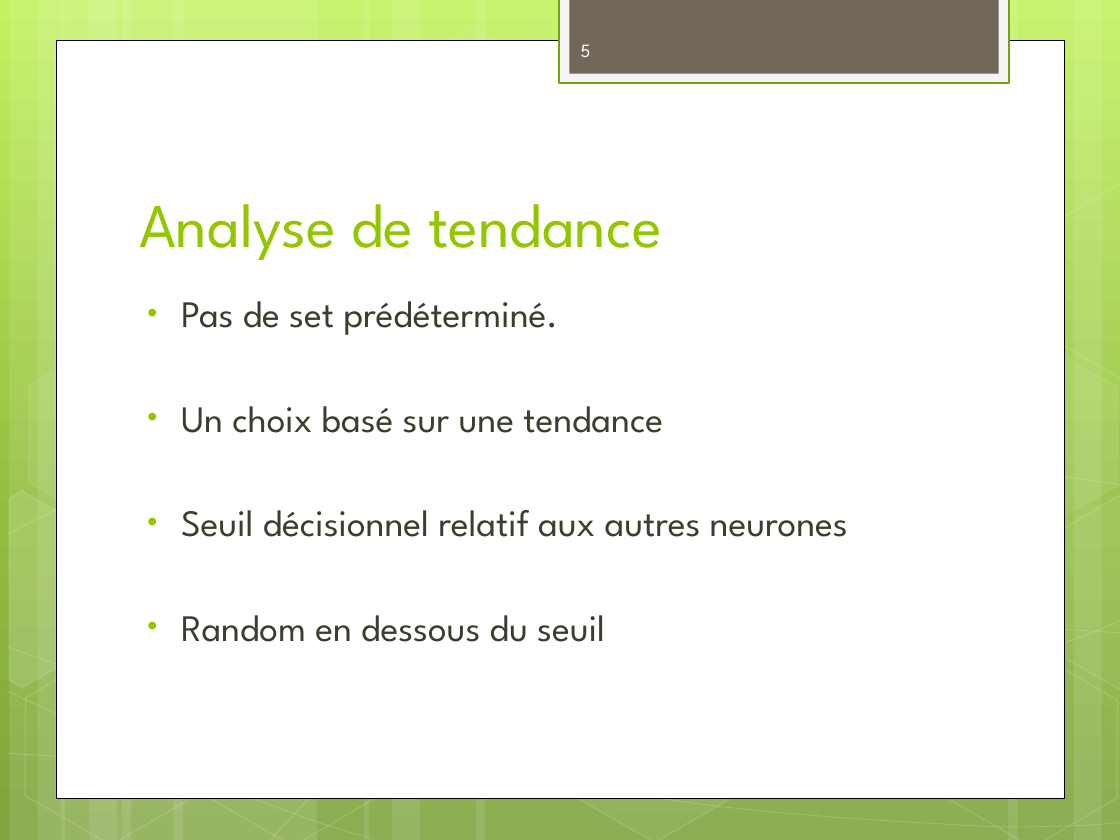
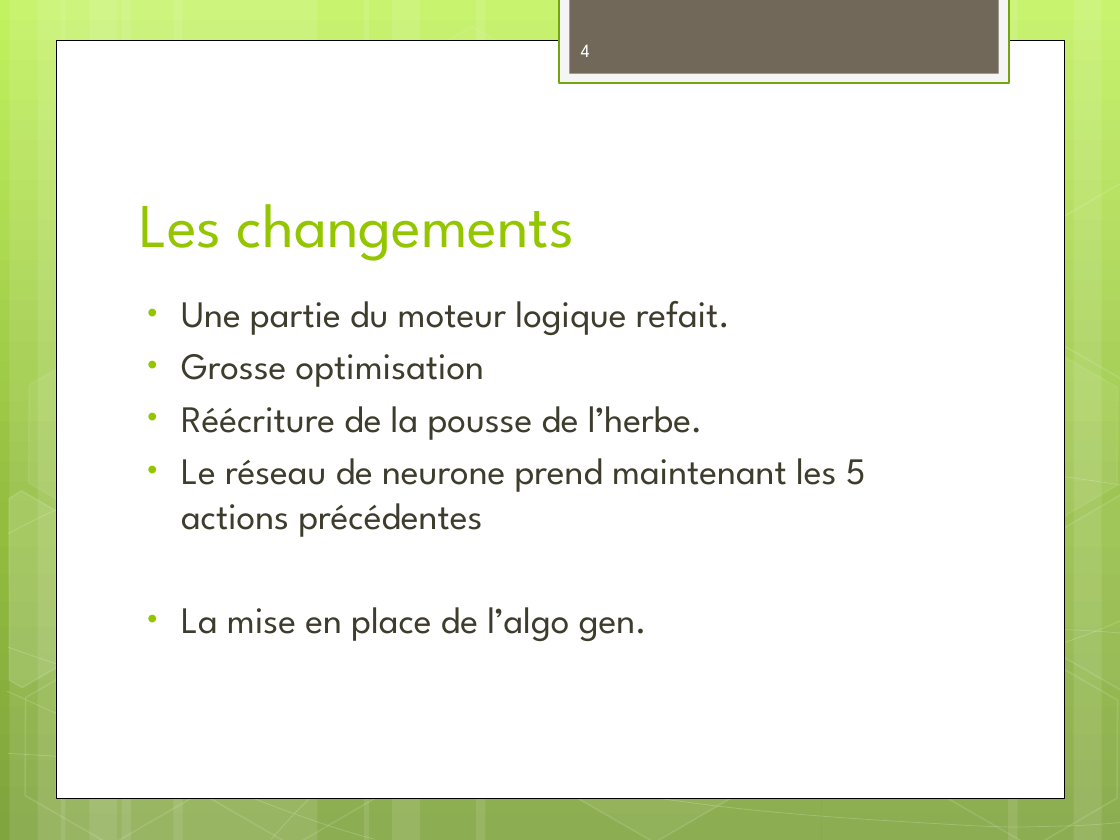
Before and after one commit to Surogate/ai-playground, a slide deck: slide 4 of Pattern Matcher.pptx (slide 5 before the commit). Drawn at 1120x840 pixels with LibreOffice and Linux fonts; fonts in the diff are those of the drawing. Boxes give left, top, right and bottom in pixels: in the first picture for what was removed or moved away, otherwise in the second. Text is boxed around its words. In the diff, an @@ line names an element or a change of style, - is before the commit and + after.

```diff
--- a/Pattern Matcher.pptx
+++ b/Pattern Matcher.pptx
@@ page number at <box>581,44,590,57</box>: text changed @@
-5
+4
@@ title at <box>139,204,574,261</box>: text changed @@
-Analyse de tendance
+Les changements
@@ text at <box>181,301,866,641</box>: text changed @@
-• Pas de set prédéterminé.
-• Un choix basé sur une tendance
-• Seuil décisionnel relatif aux autres neurones
-• Random en dessous du seuil
+• Une partie du moteur logique refait.
+• Grosse optimisation
+• Réécriture de la pousse de l’herbe.
+• Le réseau de neurone prend maintenant les 5 actions précédentes
+• La mise en place de l’algo gen.
```
Also in this commit, not shown: 4 other slides changed, 1 slide added, 3 other files.
